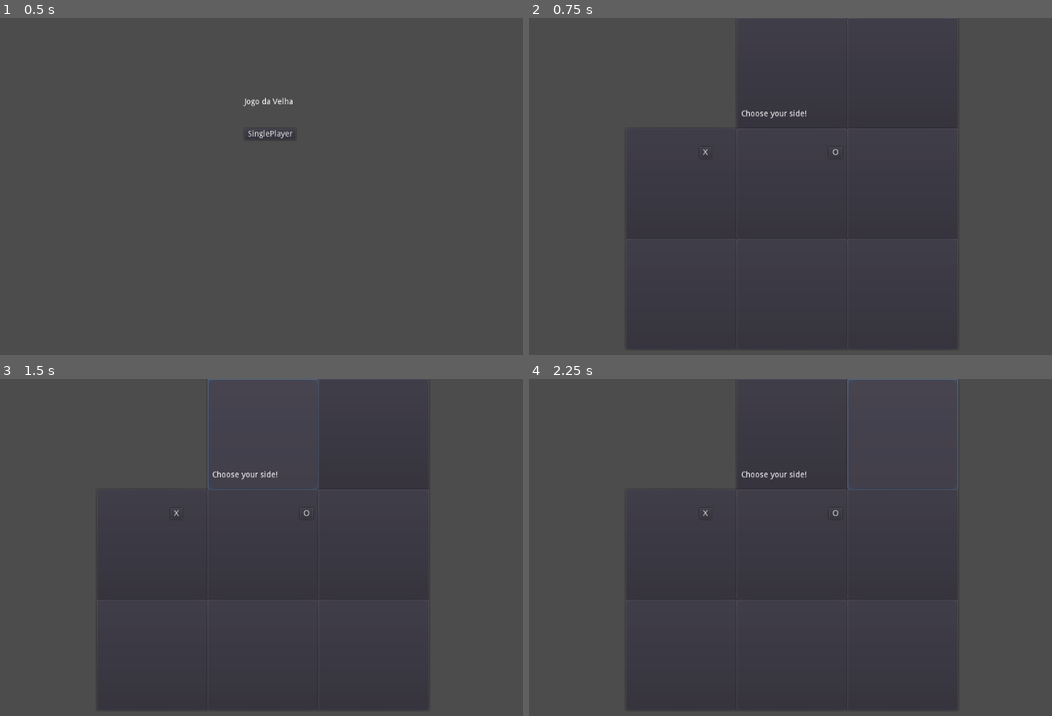
Above: before the commit, frames 1-4 (two rows, left to right).
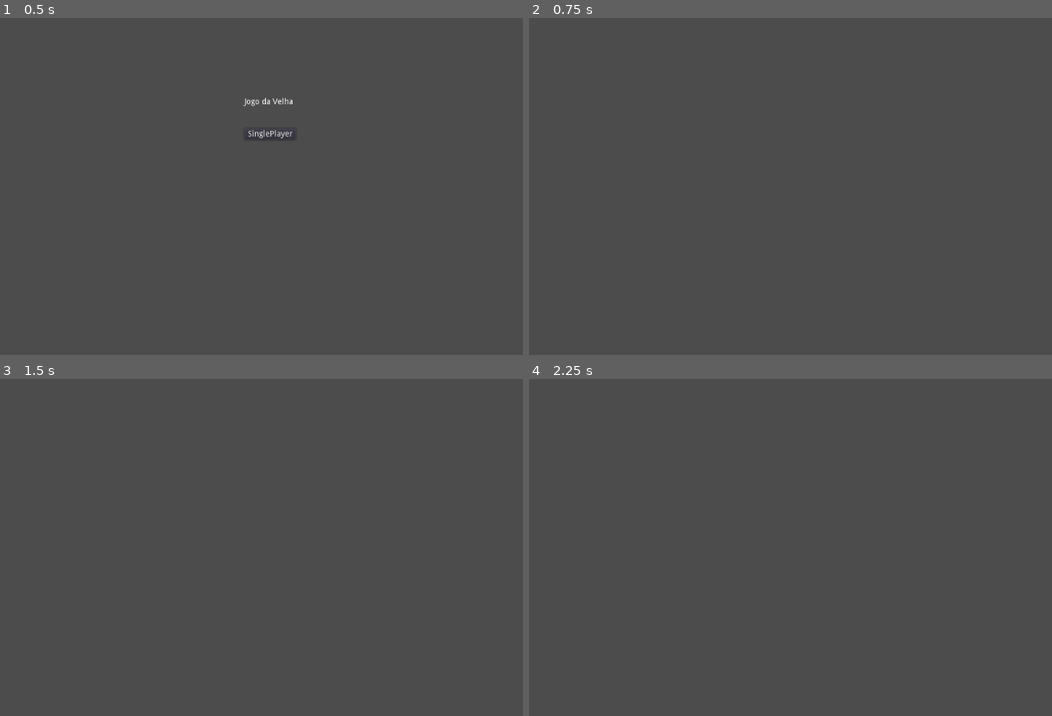
Above: after the commit, the same moments.

Repository: devGameJavali/Guilherme
Game: Godot game, scene res://Menu.tscn
Same seed, same stepped clock (60 frames per second), same inputs: the game is played once before the commit and once after it.
Inputs (mouse positions are in pixels of both pictures, inside the frame that each line leads up to):
- Up to frame 1 (0.5 s): no input
- Up to frame 2 (0.75 s): click "SinglePlayer" at 0.5 s
- Up to frame 3 (1.5 s): click (261, 432) at 1.27 s
- Up to frame 4 (2.25 s): click (900, 432) at 2.02 s

Frame 1 is identical in both runs. In frame 2, 0.8% of the frame differs, in the area x 18-82%, y 12-99%; in frame 3, 0.8%; in frame 4, 0.9%, in the area x 18-83%, y 0-99%.
Error after the commit: Parse Error: Expected identifier as member (res://World.gd:57)

Commit message:
Jogo da Velha v0.3

Diff:
--- a/Jogo Qualquer/Button.gd
+++ b/Jogo Qualquer/Button.gd
@@ -1,4 +1,4 @@
-extends Button
+extends "res://pos.gd"
 
 func _on_Button_pressed():
 	get_tree().change_scene("res://World.tscn")
--- /dev/null
+++ b/Jogo Qualquer/Button2.gd
@@ -0,0 +1,13 @@
+extends "res://pos.gd"
+
+# Declare member variables here. Examples:
+# var a = 2
+# var b = "text"
+
+# Called when the node enters the scene tree for the first time.
+func _ready():
+	pass # Replace with function body.
+
+# Called every frame. 'delta' is the elapsed time since the previous frame.
+#func _process(delta):
+#	pass
--- /dev/null
+++ b/Jogo Qualquer/Button3.gd
@@ -0,0 +1,13 @@
+extends "res://pos.gd"
+
+# Declare member variables here. Examples:
+# var a = 2
+# var b = "text"
+
+# Called when the node enters the scene tree for the first time.
+func _ready():
+	pass # Replace with function body.
+
+# Called every frame. 'delta' is the elapsed time since the previous frame.
+#func _process(delta):
+#	pass
--- /dev/null
+++ b/Jogo Qualquer/Button4.gd
@@ -0,0 +1,13 @@
+extends "res://pos.gd"
+
+# Declare member variables here. Examples:
+# var a = 2
+# var b = "text"
+
+# Called when the node enters the scene tree for the first time.
+func _ready():
+	pass # Replace with function body.
+
+# Called every frame. 'delta' is the elapsed time since the previous frame.
+#func _process(delta):
+#	pass
--- /dev/null
+++ b/Jogo Qualquer/Button5.gd
@@ -0,0 +1,13 @@
+extends "res://pos.gd"
+
+# Declare member variables here. Examples:
+# var a = 2
+# var b = "text"
+
+# Called when the node enters the scene tree for the first time.
+func _ready():
+	pass # Replace with function body.
+
+# Called every frame. 'delta' is the elapsed time since the previous frame.
+#func _process(delta):
+#	pass
--- /dev/null
+++ b/Jogo Qualquer/Button6.gd
@@ -0,0 +1,13 @@
+extends "res://pos.gd"
+
+# Declare member variables here. Examples:
+# var a = 2
+# var b = "text"
+
+# Called when the node enters the scene tree for the first time.
+func _ready():
+	pass # Replace with function body.
+
+# Called every frame. 'delta' is the elapsed time since the previous frame.
+#func _process(delta):
+#	pass
--- /dev/null
+++ b/Jogo Qualquer/Button7.gd
@@ -0,0 +1,13 @@
+extends "res://pos.gd"
+
+# Declare member variables here. Examples:
+# var a = 2
+# var b = "text"
+
+# Called when the node enters the scene tree for the first time.
+func _ready():
+	pass # Replace with function body.
+
+# Called every frame. 'delta' is the elapsed time since the previous frame.
+#func _process(delta):
+#	pass
--- /dev/null
+++ b/Jogo Qualquer/Button8.gd
@@ -0,0 +1,13 @@
+extends "res://pos.gd"
+
+# Declare member variables here. Examples:
+# var a = 2
+# var b = "text"
+
+# Called when the node enters the scene tree for the first time.
+func _ready():
+	pass # Replace with function body.
+
+# Called every frame. 'delta' is the elapsed time since the previous frame.
+#func _process(delta):
+#	pass
--- /dev/null
+++ b/Jogo Qualquer/Button9.gd
@@ -0,0 +1,13 @@
+extends "res://pos.gd"
+
+# Declare member variables here. Examples:
+# var a = 2
+# var b = "text"
+
+# Called when the node enters the scene tree for the first time.
+func _ready():
+	pass # Replace with function body.
+
+# Called every frame. 'delta' is the elapsed time since the previous frame.
+#func _process(delta):
+#	pass
--- a/Jogo Qualquer/World.gd
+++ b/Jogo Qualquer/World.gd
@@ -1,6 +1,19 @@
 extends Node2D
 
 var player_side = null
+onready var pos1 = $tabuleiro/tabuleiro_area/Button
+onready var pos2 = $tabuleiro/tabuleiro_area/Button2
+onready var pos3 = $tabuleiro/tabuleiro_area/Button3
+onready var pos4 = $tabuleiro/tabuleiro_area/Button4
+onready var pos5 = $tabuleiro/tabuleiro_area/Button5
+onready var pos6 = $tabuleiro/tabuleiro_area/Button6
+onready var pos7 = $tabuleiro/tabuleiro_area/Button7
+onready var pos8 = $tabuleiro/tabuleiro_area/Button8
+onready var pos9 = $tabuleiro/tabuleiro_area/Button9
+var pos = [pos1,pos2,pos3,pos4,pos5,pos6,pos7,pos8,pos9]
+var turno = null
+onready var x = "res://Imagens/x.png"
+onready var o = "res://Imagens/o.png"
 
 func _ready():
 	$tabuleiro.hide()
@@ -16,7 +29,6 @@
 	set_process(true)
 	pass
 
-
 func _on_choose_o_pressed():
 	player_side = "o"
 	$Control2.hide()
@@ -25,11 +37,83 @@
 	set_process(true)
 	pass
 
+func x_turn():
+	turno = "x"
+	pos1 = $tabuleiro/tabuleiro_area/Button
+	pos2 = $tabuleiro/tabuleiro_area/Button2
+	pos3 = $tabuleiro/tabuleiro_area/Button3
+	pos4 = $tabuleiro/tabuleiro_area/Button4
+	pos5 = $tabuleiro/tabuleiro_area/Button5
+	pos6 = $tabuleiro/tabuleiro_area/Button6
+	pos7 = $tabuleiro/tabuleiro_area/Button7
+	pos8 = $tabuleiro/tabuleiro_area/Button8
+	pos9 = $tabuleiro/tabuleiro_area/Button9
+	pos = [pos1,pos2,pos3,pos4,pos5,pos6,pos7,pos8,pos9]
+	var pos_selec
+	if player_side != "x":
+		pos_selec = randi() % 9
+		if pos[pos_selec].used == false:
+			pos[pos_selec].used = true
+			pos[pos_selec].
+	pass
+
+func o_turn():
+	turno = "o"
+	pos1 = $tabuleiro/tabuleiro_area/Button
+	pos2 = $tabuleiro/tabuleiro_area/Button2
+	pos3 = $tabuleiro/tabuleiro_area/Button3
+	pos4 = $tabuleiro/tabuleiro_area/Button4
+	pos5 = $tabuleiro/tabuleiro_area/Button5
+	pos6 = $tabuleiro/tabuleiro_area/Button6
+	pos7 = $tabuleiro/tabuleiro_area/Button7
+	pos8 = $tabuleiro/tabuleiro_area/Button8
+	pos9 = $tabuleiro/tabuleiro_area/Button9
+	pos = [pos1,pos2,pos3,pos4,pos5,pos6,pos7,pos8,pos9]
+	var pos_selec
+	if player_side != "o":
+		pos_selec = randi() % 9
+		if pos[pos_selec].used == false:
+			pos[pos_selec].used = true
+	pass
+
+func _process(delta):
+	x_turn()
+	o_turn()
+	pass
 
 
-func _process(delta):
-	pass
 
 func _on_Button_pressed():
-	print("Leonardo é gay")
 	pass # Replace with function body.
+
+
+func _on_Button2_pressed():
+	pass # Replace with function body.
+
+
+func _on_Button3_pressed():
+	pass # Replace with function body.
+
+
+func _on_Button4_pressed():
+	pass # Replace with function body.
+
+
+func _on_Button5_pressed():
+	pass # Replace with function body.
+
+
+func _on_Button6_pressed():
+	pass # Replace with function body.
+
+
+func _on_Button7_pressed():
+	pass # Replace with function body.
+
+
+func _on_Button8_pressed():
+	pass # Replace with function body.
+
+
+func _on_Button9_pressed():
+	pass # Replace with function body.
--- a/Jogo Qualquer/World.tscn
+++ b/Jogo Qualquer/World.tscn
@@ -1,7 +1,16 @@
-[gd_scene load_steps=4 format=2]
+[gd_scene load_steps=13 format=2]
 
 [ext_resource path="res://World.gd" type="Script" id=1]
 [ext_resource path="res://Imagens/tabuleiro.jpg" type="Texture" id=2]
+[ext_resource path="res://Button.gd" type="Script" id=3]
+[ext_resource path="res://Button2.gd" type="Script" id=4]
+[ext_resource path="res://Button3.gd" type="Script" id=5]
+[ext_resource path="res://Button4.gd" type="Script" id=6]
+[ext_resource path="res://Button5.gd" type="Script" id=7]
+[ext_resource path="res://Button6.gd" type="Script" id=8]
+[ext_resource path="res://Button7.gd" type="Script" id=9]
+[ext_resource path="res://Button8.gd" type="Script" id=10]
+[ext_resource path="res://Button9.gd" type="Script" id=11]
 
 [sub_resource type="RectangleShape2D" id=1]
 extents = Vector2( 289.5, 289.5 )
@@ -9,82 +18,103 @@
 [node name="World" type="Node2D"]
 script = ExtResource( 1 )
 
-[node name="Tabuleiro" type="Area2D" parent="."]
+[node name="tabuleiro" type="Sprite" parent="."]
+visible = false
+position = Vector2( 512, 289.5 )
+scale = Vector2( 2.292, 2.292 )
+texture = ExtResource( 2 )
 
-[node name="CollisionShape2D" type="CollisionShape2D" parent="Tabuleiro"]
+[node name="tabuleiro_area" type="Area2D" parent="tabuleiro"]
+position = Vector2( -223.386, -126.309 )
+scale = Vector2( 0.4363, 0.4363 )
+
+[node name="CollisionShape2D" type="CollisionShape2D" parent="tabuleiro/tabuleiro_area"]
 position = Vector2( 512, 288 )
 shape = SubResource( 1 )
 __meta__ = {
 "_edit_lock_": true
 }
 
-[node name="Button" type="Button" parent="Tabuleiro"]
-visible = false
+[node name="Button" type="Button" parent="tabuleiro/tabuleiro_area"]
 margin_left = 224.0
 margin_right = 416.0
 margin_bottom = 192.0
 rect_min_size = Vector2( 96.5, 96.5 )
+flat = true
+script = ExtResource( 3 )
 
-[node name="Button2" type="Button" parent="Tabuleiro"]
+[node name="Button2" type="Button" parent="tabuleiro/tabuleiro_area"]
 margin_left = 416.0
 margin_right = 608.0
 margin_bottom = 192.0
 rect_min_size = Vector2( 96.5, 96.5 )
+flat = true
+script = ExtResource( 4 )
 
-[node name="Button3" type="Button" parent="Tabuleiro"]
+[node name="Button3" type="Button" parent="tabuleiro/tabuleiro_area"]
 margin_left = 608.0
 margin_right = 800.0
 margin_bottom = 192.0
 rect_min_size = Vector2( 96.5, 96.5 )
+flat = true
+script = ExtResource( 5 )
 
-[node name="Button4" type="Button" parent="Tabuleiro"]
+[node name="Button4" type="Button" parent="tabuleiro/tabuleiro_area"]
 margin_left = 224.0
 margin_top = 192.0
 margin_right = 416.0
 margin_bottom = 384.0
 rect_min_size = Vector2( 96.5, 96.5 )
+flat = true
+script = ExtResource( 6 )
 
-[node name="Button5" type="Button" parent="Tabuleiro"]
+[node name="Button5" type="Button" parent="tabuleiro/tabuleiro_area"]
 margin_left = 416.0
 margin_top = 192.0
 margin_right = 608.0
 margin_bottom = 384.0
 rect_min_size = Vector2( 96.5, 96.5 )
+flat = true
+script = ExtResource( 7 )
 
-[node name="Button6" type="Button" parent="Tabuleiro"]
+[node name="Button6" type="Button" parent="tabuleiro/tabuleiro_area"]
 margin_left = 608.0
 margin_top = 192.0
 margin_right = 800.0
 margin_bottom = 384.0
 rect_min_size = Vector2( 96.5, 96.5 )
+flat = true
+script = ExtResource( 8 )
 
-[node name="Button7" type="Button" parent="Tabuleiro"]
+[node name="Button7" type="Button" parent="tabuleiro/tabuleiro_area"]
 margin_left = 224.0
 margin_top = 384.0
 margin_right = 416.0
 margin_bottom = 576.0
 rect_min_size = Vector2( 96.5, 96.5 )
+flat = true
+script = ExtResource( 9 )
 
-[node name="Button8" type="Button" parent="Tabuleiro"]
+[node name="Button8" type="Button" parent="tabuleiro/tabuleiro_area"]
 margin_left = 416.0
 margin_top = 384.0
 margin_right = 608.0
 margin_bottom = 576.0
 rect_min_size = Vector2( 96.5, 96.5 )
+flat = true
+script = ExtResource( 10 )
 
-[node name="Button9" type="Button" parent="Tabuleiro"]
+[node name="Button9" type="Button" parent="tabuleiro/tabuleiro_area"]
 margin_left = 608.0
 margin_top = 384.0
 margin_right = 800.0
 margin_bottom = 576.0
 rect_min_size = Vector2( 96.5, 96.5 )
-
-[node name="tabuleiro" type="Sprite" parent="."]
-position = Vector2( 512, 289.5 )
-scale = Vector2( 2.292, 2.292 )
-texture = ExtResource( 2 )
+flat = true
+script = ExtResource( 11 )
 
 [node name="Control" type="Control" parent="."]
+visible = false
 margin_right = 40.0
 margin_bottom = 40.0
 
@@ -101,6 +131,7 @@
 text = "X points: "
 
 [node name="Control2" type="Control" parent="."]
+visible = false
 margin_right = 40.0
 margin_bottom = 40.0
 
@@ -130,6 +161,14 @@
 margin_right = 538.0
 margin_bottom = 174.0
 text = "Choose your side!"
-[connection signal="pressed" from="Tabuleiro/Button" to="." method="_on_Button_pressed"]
+[connection signal="pressed" from="tabuleiro/tabuleiro_area/Button" to="." method="_on_Button_pressed"]
+[connection signal="pressed" from="tabuleiro/tabuleiro_area/Button2" to="." method="_on_Button2_pressed"]
+[connection signal="pressed" from="tabuleiro/tabuleiro_area/Button3" to="." method="_on_Button3_pressed"]
+[connection signal="pressed" from="tabuleiro/tabuleiro_area/Button4" to="." method="_on_Button4_pressed"]
+[connection signal="pressed" from="tabuleiro/tabuleiro_area/Button5" to="." method="_on_Button5_pressed"]
+[connection signal="pressed" from="tabuleiro/tabuleiro_area/Button6" to="." method="_on_Button6_pressed"]
+[connection signal="pressed" from="tabuleiro/tabuleiro_area/Button7" to="." method="_on_Button7_pressed"]
+[connection signal="pressed" from="tabuleiro/tabuleiro_area/Button8" to="." method="_on_Button8_pressed"]
+[connection signal="pressed" from="tabuleiro/tabuleiro_area/Button9" to="." method="_on_Button9_pressed"]
 [connection signal="pressed" from="Control2/choose_x" to="." method="_on_choose_x_pressed"]
 [connection signal="pressed" from="Control2/choose_o" to="." method="_on_choose_o_pressed"]
--- /dev/null
+++ b/Jogo Qualquer/pos.gd
@@ -0,0 +1,6 @@
+extends Node
+
+var used = false
+
+func _ready():
+	used = false
